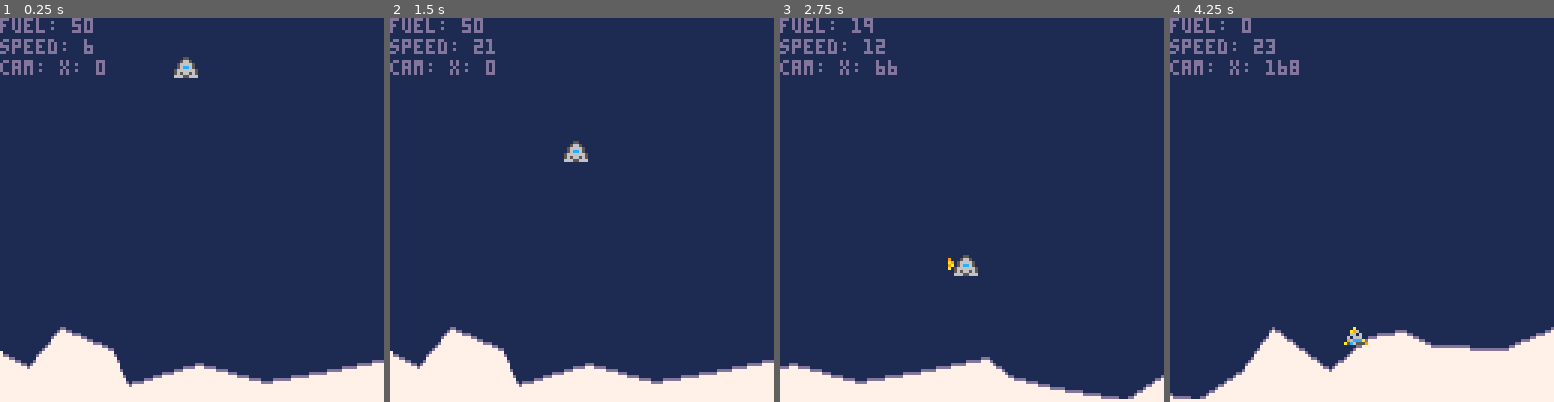
Above: before the commit, frames 1-4 (left to right).
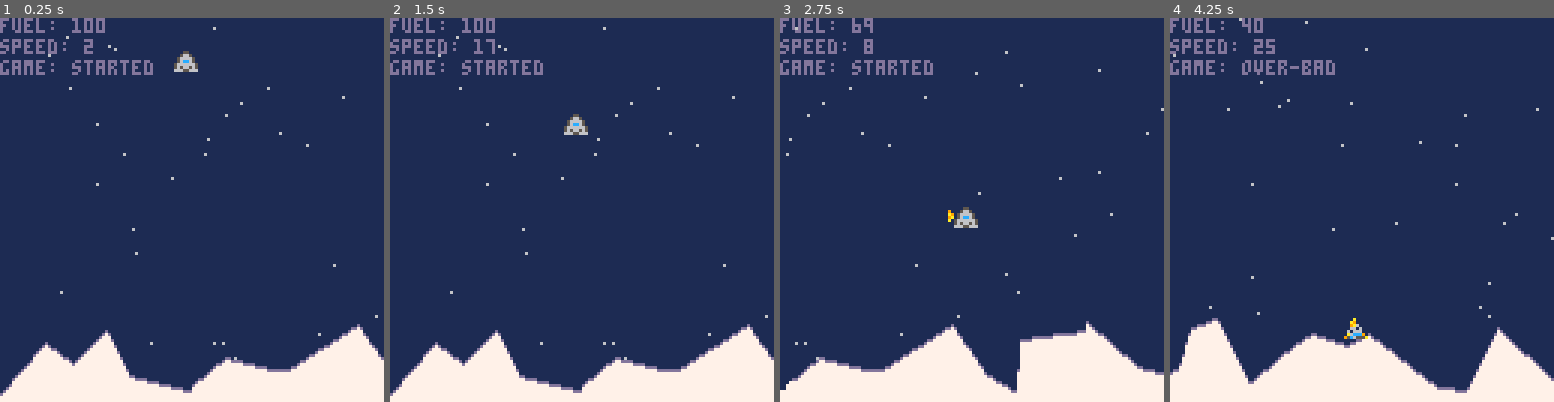
Above: after the commit, the same moments.

Repository: lewsid/moon-missions
Game: PICO-8 cartridge munlander.p8
Two runs of this game, one before a commit and one after it. Both use one fixed random seed, a clock stepped at 60 frames per second and the inputs below.
Inputs:
- Up to frame 1 (0.25 s): no input
- Up to frame 2 (1.5 s): no input
- Up to frame 3 (2.75 s): hold Right 1.6-2.1 s; hold Up 2.15-2.42 s; hold Right from 2.47 s (still down)
- Up to frame 4 (4.25 s): release Right at 3.03 s; hold Left 3.08-3.58 s; hold Right from 4.02 s (still down)

The runs differ from the first frame. In frame 1, 5.9% of the frame differs, in the area x 0-100%, y 0-99%; in frame 2, 6.1%; in frame 3, 9.2%, in the area x 0-100%, y 0-100%; in frame 4, 9.0%.

Commit message:
uncontrolled iteration

Diff:
--- a/munlander.p8
+++ b/munlander.p8
@@ -1,26 +1,31 @@
 pico-8 cartridge // http://www.pico-8.com
 version 27
 __lua__
--- mun lander alpha.0.3
--- by lewsid
-
-ground = 110
-death_points = {}
-ground_lines = {}
-stars = {}
-frame = 0
-seconds = 0
-ship = {}
-gravity = .02
-thrust = .15
-start_x = 58
-start_y = 10
-cam = {}
-screen = 0
-last_edge = 0
+-- mun lander alpha.0.4
+-- by lewsidboi, 2020
+
+--game parameters
+start_fuel=100
+frame=0
+seconds=0
+gravity=.02
+thrust=.15
+start_x=58
+start_y=10
+last_edge=0
+
+--tables
+game={}
+ship={}
+death_points={}
+ground_lines={}
+cam={}
+stars={}
+pad={}
 
 function _init()
-	gen_ship(start_x, start_y, 0, .2)
+	gen_ship(start_x,start_y,0,.2)
+ gen_pad()
  gen_ground()
  gen_stars()
 end
@@ -28,33 +33,135 @@
 function _draw()
 	cls(1)
 
+	draw_pad()
 	draw_ground()
-	draw_ship(ship)
-	gen_stars()
+	draw_ship()
+
 	foreach(stars, draw_star)
 
+	print("fuel: "..ship.fuel,cam.x,0,13)
+	print("speed: "..ship.speed,cam.x,7,13)
+ print("game: "..game,cam.x,14,13)
+
+ --plant flag
+	--if(game=="over") then
+	-- spr(2,ship.x+8,ship.y)
+	--end
+
+end
+
+function _update()
 	--clock upkeep
-	seconds = frame / 30
-	frame = frame + 1
-
-	print("fuel: " .. ship.fuel,cam.x,0,13)
-	print("speed: " .. ship.speed,cam.x,7,13)
- print("cam: x: " .. flr(cam.x),cam.x,14,13)
-
-end
-
-function _update()
+	seconds=frame/30
+	frame=frame+1
+
  gen_ground()
-	ship.speed = flr((ship.dy * 100)/5)
-	screen=flr(cam.x/128)
-
-	control_ship(ship)
-	move_ship(ship)
-end
-
-function control_ship(ship)
+ gen_stars()
+
+	ship.speed=flr((ship.dy*100)/5)
+
+	control_ship()
+	move_ship()
+	check_end()
+end
+-->8
+--gens
+
+function gen_pad()
+	pad=
+	{
+		sprite=8,
+		width=16,
+		height=16,
+		surface=12,
+		x=rnd(128)+128,
+		y=rnd(10)+100,
+	}
+end
+
+function gen_ship(start_x, start_y, start_dx, start_dy)
+	--up_sprite: 3 = off, 4 = on, 5 = on-alt
+	--left_sprite: 19 = off, 20 = on, 21 = on-alt
+	--right_sprite: 19 = off, 22 = on, 23 = on-alt
+
+	ship=
+	{
+		sprite=1,
+		x=start_x,
+		y=start_y,
+		dx=0,
+		dy=0,
+		height=8,
+		width=8,
+		up_sprite=3,
+		left_sprite=19,
+		right_sprite=19,
+		speed=0,
+		fuel=start_fuel,
+		alive=1
+	}
+
+	cam={x=0}
+
+	game="started"
+
+	return ship
+end
+
+function gen_ground()
+	distance=128
+	distance+=ship.x+128
+
+	while (last_edge<distance) do
+		new_edge=0
+		new_top=100+rnd(28)
+
+		if(#ground_lines>0) then
+			new_edge=last_edge+rnd(25)
+		end
+
+		--check for the pad
+		if(new_edge>pad.x and
+		 new_edge<pad.x+pad.width) then
+	 	new_edge=pad.x
+	 	new_top=pad.y+pad.height
+	 	add(ground_lines,{x=pad.x,
+				y=new_top })
+			add(ground_lines,{x=pad.x+pad.width,
+				y=new_top })
+			last_edge=pad.x+pad.height
+	 else
+	 	--go nuts
+			add(ground_lines,{x=new_edge,
+				y=new_top })
+			last_edge=new_edge
+		end
+	end
+end
+
+function gen_stars()
+  screen=flr(cam.x/128)
+  if(#stars<60*screen+1) then
+  	for i=1,60 do
+  	 --place stars up to one
+  	 --screen away so we don't
+  	 --see them spawn in
+				star = {
+					x=rnd(screen+1*256)+screen*256,
+					y=rnd(115)
+				}
+		 	add(stars,star)
+			end
+	 end
+end
+
+-->8
+--updates
+
+function control_ship()
 	--if we are still above ground
-	if(above_ground(ship)) then
+	if(above_ground(ship) and
+		not on_pad()) then
 		--left
 		if (btn(0) and ship.fuel > 0) then
 			ship.dx -= thrust
@@ -98,11 +205,15 @@
 	end
 end
 
-function move_ship(ship)
-	ship.x += ship.dx
-
-	--if the ship is above ground, move it
-	if(above_ground(ship)) then
+function move_ship()
+	if(game=="started") then
+		ship.x += ship.dx
+	end
+
+	--if the ship is above ground,
+	--move it
+	if(above_ground()
+		and not on_pad()) then
 		ship.dy += gravity
 		ship.y += ship.dy
 	else
@@ -114,6 +225,18 @@
 			ship.right_sprite = 19
 			ship.up_sprite = 3
 			sfx(1)
+			game="over-bad"
+		elseif(ship.alive==1
+		 and game=="started"
+		 and on_pad()) then
+		 --we landed, but not on the pad
+			sfx(2)
+			game="over-good"
+		elseif(ship.alive==1
+			and game=="started"
+			and not on_pad()) then
+		 sfx(2)
+		 game="over-okay"
 		end
 	end
 
@@ -124,12 +247,19 @@
 	return ship
 end
 
-function above_ground(ship)
-	if(#death_points > 1 and
+function above_ground()
+ if(ship.x<cam.x) then
+  --ship is off screen
+  if(flr(ship.y)+ship.height > 110) then
+  	return false
+  end
+ elseif(#death_points > 1 and
 		flr(ship.x+ship.width)<=#death_points) then
 		for x=flr(ship.x),flr(ship.x)+ship.width do
 			if(x>0) then
-				if(flr(ship.y)+ship.height > death_points[x]) then
+				if(flr(ship.y)+ship.height>death_points[x]) then
+					--if any part of the ship
+					--touches a death line
 					return false
 				end
 			end
@@ -139,9 +269,53 @@
 	return true
 end
 
+function check_end()
+
+end
+
+function on_pad()
+	if(ship.x>=pad.x and
+		ship.x<=pad.x+pad.width
+		and flr(ship.y)>=pad.y+3)
+		then
+		return true
+	end
+	return false
+end
+-->8
+--draws
+
+function draw_ship()
+	if(ship.alive == 0) then
+		if(ship.sprite == 18) then
+			ship.sprite = 17
+		else
+			ship.sprite = 18
+		end
+	end
+
+	camera(cam.x)
+
+	--ship
+	spr(ship.sprite, ship.x, ship.y)
+
+	--thrust
+	spr(ship.up_sprite, ship.x, ship.y + 8)
+	spr(ship.left_sprite, ship.x - 2, ship.y)
+	spr(ship.right_sprite, ship.x + 2, ship.y)
+
+end
+
+function draw_star(star)
+	--draw star if nothing else is there
+	if(pget(star.x, star.y) != 7) then
+		pset(star.x, star.y, 6)
+	end
+end
+
 function draw_ground()
 	for i=1,#ground_lines-1 do
-	 if(ground_lines[i+1].x>=cam.x
+	 if(ground_lines[i+1].x>=flr(cam.x)-10
 	  and ground_lines[i+1].x<cam.x+256) then
 		 for j=0, 28 do
 			 line(ground_lines[i].x,
@@ -159,7 +333,7 @@
 	 end
 	end
 
-	--search for and store the tops
+	--search for and store the visible tops
 	distance=ship.x + 128
 	for x=flr(cam.x), distance do
 		for y=100,128 do
@@ -171,118 +345,37 @@
 	end
 
 	--highlight the death line
-	for i=1, #death_points do
+	for i=flr(cam.x), #death_points do
 		pset(i,death_points[i],13)
 	end
 
-	--draw the lowest line
-	line(0, 127, ship.x+127, 127, 7)
-end
-
-function draw_ship(ship)
-	if(ship.alive == 0) then
-		if(ship.sprite == 18) then
-			ship.sprite = 17
-		else
-			ship.sprite = 18
-		end
-	end
-
-	camera(cam.x)
-
-	--ship
-	spr(ship.sprite, ship.x, ship.y)
-
-	--thrust
-	spr(ship.up_sprite, ship.x, ship.y + 8)
-	spr(ship.left_sprite, ship.x - 2, ship.y)
-	spr(ship.right_sprite, ship.x + 2, ship.y)
-end
-
-function draw_star(star)
-	--draw star if nothing else is there
-	if(pget(star.x, star.y) != 7) then
-		pset(star.x, star.y, 6)
-	end
-end
-
-function gen_ground()
-	distance = 128
-	distance+=ship.x+128
-
-	while (last_edge < distance) do
-		new_edge = 0
-		new_top = 100 + rnd(28)
-
-		if(#ground_lines > 0) then
-			new_edge = last_edge + rnd(25)
-		end
-
-		add(ground_lines,{ x = new_edge, y = new_top })
-		last_edge = new_edge
-	end
-
-end
-
-function gen_stars()
-  --if(#stars<50*screen+1) then
-  	--for i=1,50 do
-				--star = {
-					--x=rnd(256)+screen+1*128,
-					--y=rnd(115)
-				--}
-		 	--add(stars,star)
-			--end
-		--end
-end
-
-function gen_ship(start_x, start_y, start_dx, start_dy)
-	--up_sprite: 3 = off, 4 = on, 5 = on-alt
-	--left_sprite: 19 = off, 20 = on, 21 = on-alt
-	--right_sprite: 19 = off, 22 = on, 23 = on-alt
-
-	ship =
-	{
-		sprite = 1,
-		x = start_x,
-		y = start_y,
-		dx = start_dx,
-		dy = start_dy,
-		height = 8,
-		width = 8,
-		up_sprite = 3,
-		left_sprite = 19,
-		speed = 0,
-		fuel = 50,
-		alive = 1,
-		right_sprite = 19
-	}
-
-	cam =
-	{
-		x = 0
-	}
-
-	return ship
-end
-
+	--draw the lowest line (fills in gaps)
+	line(0,127,ship.x+127,127,7)
+end
+
+function draw_pad()
+
+ spr(pad.sprite,pad.x,pad.y,
+ 	2,2)
+end
 __gfx__
 00000000000000000000000000000000000aa000000aa00000000000000000000000000000000000000000000000000000000000000000000000000000000000
 0000000000055000000000000000000009a99a900a9aa9a000000000000000000000000000000000000000000000000000000000000000000000000000000000
-00700700005665000000000000000000009aa90000a99a0000000000000000000000000000000000000000000000000000000000000000000000000000000000
-0007700005666650000000000000000000099000000aa00000000000000000000000000000000000000000000000000000000000000000000000000000000000
-00077000056cc6500000000000000000000000000000000000000000000000000000000000000000000000000000000000000000000000000000000000000000
-00700700566666650000000000000000000000000000000000000000000000000000000000000000000000000000000000000000000000000000000000000000
-00000000565665650000000000000000000000000000000000000000000000000000000000000000000000000000000000000000000000000000000000000000
-00000000666556660000000000000000000000000000000000000000000000000000000000000000000000000000000000000000000000000000000000000000
+00700700005665000dc9ac0000000000009aa90000a99a0000000000000000000000000000000000000000000000000000000000000000000000000000000000
+00077000056666500d9aaac00000000000099000000aa00000000000000000000000000000000000000000000000000000000000000000000000000000000000
+00077000056cc6500dc9ac0000000000000000000000000000000000000000000000000000000000000000000000000000000000000000000000000000000000
+00700700566666650d00000000000000000000000000000000000000000000000000000000000000000000000000000000000000000000000000000000000000
+00000000565665650d00000000000000000000000000000000000000000000000000000000000000000000000000000000000000000000000000000000000000
+00000000666556660d00000000000000000000000000000000000000000000000000000000000000000000000000000000000000000000000000000000000000
 00000000000000000000000000000000000000000000000000000000000000000000000000000000000000000000000000000000000000000000000000000000
-00000000000a00000000000000000000000000000000000000000000000000000000000000000000000000000000000000000000000000000000000000000000
-0000000000a90000000a00000000000090000000a0000000000000090000000a0000000000000000000000000000000000000000000000000000000000000000
-00000000009a600000a9600000000000a90000009a0000000000009a000000a90000000000000000000000000000000000000000000000000000000000000000
-000000000066060000660600000000009a000000a9000000000000a90000009a0000000000000000000000000000000000000000000000000000000000000000
-00000000060666000606660000000000a0000000900000000000000a000000090000000000000000000000000000000000000000000000000000000000000000
-000000000a6ccc90096ccca000000000000000000000000000000000000000000000000000000000000000000000000000000000000000000000000000000000
-0000000095c6555aa5c6555900000000000000000000000000000000000000000000000000000000000000000000000000000000000000000000000000000000
-
-
-
+00000000000a00000000000000000000000000000000000000000000000000000000000000000000700000000000000800000000000000000000000000000000
+0000000000a90000000a00000000000090000000a0000000000000090000000ad00000000000000dd00000000000000d00000000000000000000000000000000
+00000000009a600000a9600000000000a90000009a0000000000009a000000a9dd000000000000dddd000000000000dd00000000000000000000000000000000
+000000000066060000660600000000009a000000a9000000000000a90000009addddadddddd9dddddddd9ddddddadddd00000000000000000000000000000000
+00000000060666000606660000000000a0000000900000000000000a00000009dd500056650005dddd500056650005dd00000000000000000000000000000000
+000000000a6ccc90096ccca00000000000000000000000000000000000000000dd05050dd05050dddd05050dd05050dd00000000000000000000000000000000
+0000000095c6555aa5c655590000000000000000000000000000000000000000dd005006600500dddd005006600500dd00000000000000000000000000000000
+…(4 lines of a section not shown)…
Not shown, changed: the sound effects (__sfx__) section of munlander.p8
